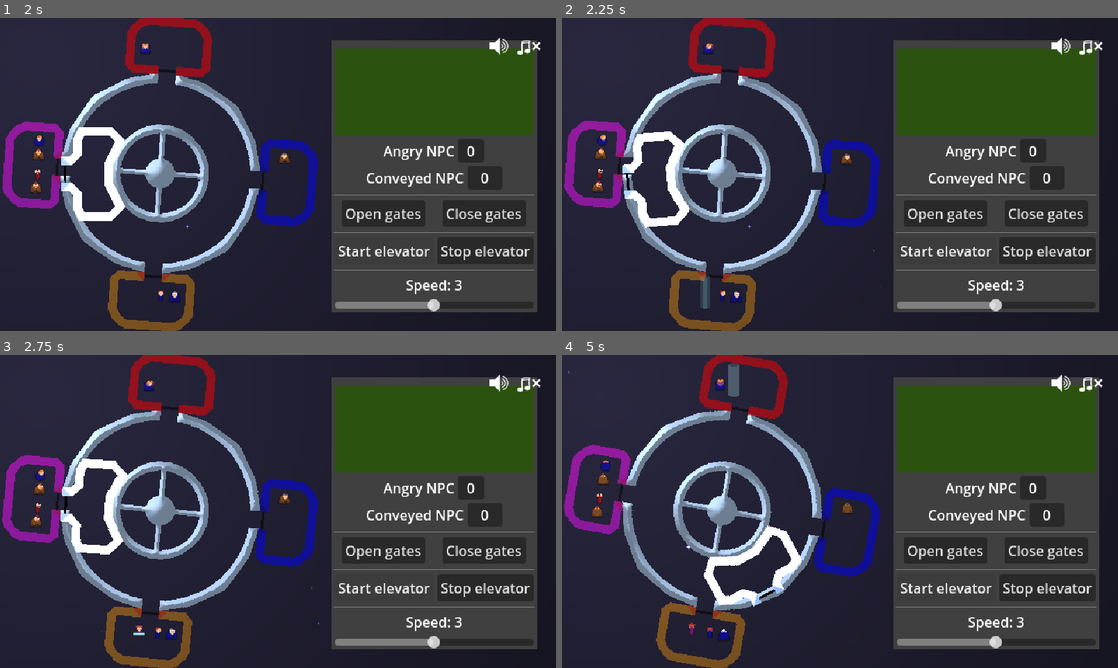
Above: before the commit, frames 1-4 (two rows, left to right).
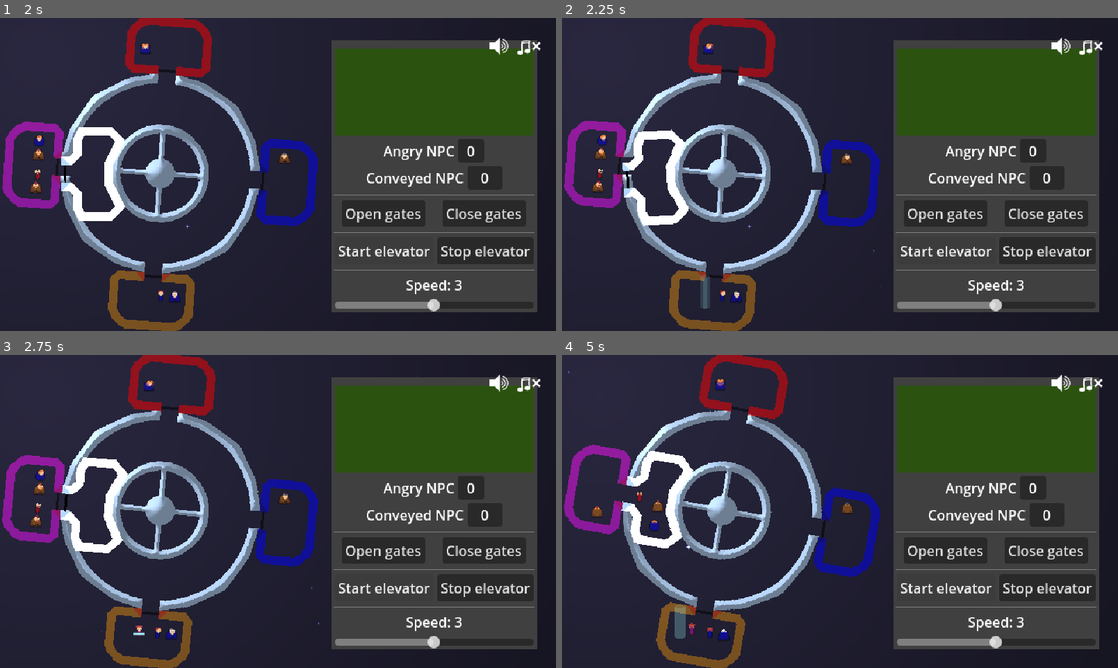
Above: after the commit, the same moments.

Repository: tehelka-gamedev/gmtk-2025
Game: Godot game, scene res://main.tscn
The game is run twice, just before and just after one commit, with the same random seed, the same clock (stepped at 60 frames per second) and the same inputs. The engine's default icon, where the game draws it, is replaced by a stand-in: a white triangle on a blue panel in a dark square. Sound files missing from this copy of the repository are replaced by a short silence.
Inputs:
- Up to frame 1 (2 s): click "Start elevator" at 0.5 s; click "Start elevator" at 1.25 s
- Up to frame 2 (2.25 s): tap Enter (open_door) at 2 s; hold Right (ui_right) from 2.03 s (still down); tap Space (elevator_toggle_movement) at 2.1 s
- Up to frame 3 (2.75 s): keep holding Right (ui_right); tap Enter (open_door) at 2.3 s
- Up to frame 4 (5 s): release Right (ui_right) at 2.78 s; hold Down (ui_down) 2.78-3.53 s; tap Enter (open_door) at 2.85, 3.8, 4.35 s; tap Space (elevator_toggle_movement) at 3.05, 3.6, 4.55 s; hold Right (ui_right) 3.53-4.28 s; hold Up (ui_up) from 4.28 s (still down)

Frame 1 is identical in both runs. In frame 2, 0.3% of the frame differs, in the area x 10-23%, y 35-68%; in frame 3, 0.2%; in frame 4, 3.1%, in the area x 6-44%, y 2-91%.

Commit message:
Fix elevator lerp

Diff:
--- a/godot/main.tscn
+++ b/godot/main.tscn
@@ -105,9 +105,7 @@
 
 [node name="Elevator" parent="World" node_paths=PackedStringArray("space_station") instance=ExtResource("3_7mycd")]
 position = Vector2(184, 179)
-DOOR_COYOTE_THRESHOLD = 1.0
 speed_array = Array[float]([15.0, 45.0, 90.0, 220.0, 360.0])
-snap_duration = 0.3
 space_station = NodePath("../SpaceStation")
 
 [node name="NPCs" type="Node2D" parent="World"]
--- a/godot/objects/elevator.gd
+++ b/godot/objects/elevator.gd
@@ -6,6 +6,9 @@
 signal door_closed
 signal snapped_to_room(room:Node2D)
 signal toggle_movement_requested
+
+
+const SNAP_LERP_VALUE: float = 5.0
 
 @export var DOOR_COYOTE_THRESHOLD: float = 1.0
 @export var distance_to_pivot_point:float = 60.0 :
@@ -35,11 +38,8 @@
     set(value):
         show_trajectory = value
 
-
-
 var _snapping: bool = false
 var _snapped: bool = false
-var _tween: Tween = null
 var _people_are_entering: bool = false
 var _door_coyote_time: float = 0.0
 var _door_coyote_flag: bool = false
@@ -78,7 +78,7 @@
         handle_toggle_movement()
 
     elif _snapping:
-        _refresh_tween()
+        _handle_snapping(delta)
 
     if Input.is_action_just_pressed("open_door"):
         _handle_open_door()
@@ -90,8 +90,7 @@
 
     if _door_coyote_flag:
         _door_coyote_time += delta
-        if _door_coyote_time >= DOOR_COYOTE_THRESHOLD:
-            _handle_open_door()
+        if _door_coyote_time > DOOR_COYOTE_THRESHOLD:
             _door_coyote_time = 0.0
             _door_coyote_flag = false
 
@@ -134,41 +133,26 @@
 func snap_to_room() -> void:
     _snapping = true
     moving = false
-    _refresh_tween()
-
-
-func _refresh_tween() -> void:
-    if not snap_target:
-        return
-
+
+
+func _handle_snapping(delta: float) -> void:
     look_at_helper.look_at(snap_target.global_position)
     var target_rotation:float = look_at_helper.global_rotation
-
     target_rotation = lerp_angle(rotation, target_rotation, 1)
-    if abs(target_rotation - rotation) < 0.001:
+    rotation = lerp_angle(rotation, target_rotation, min(delta * SNAP_LERP_VALUE, 1.0))
+    if abs(target_rotation - rotation) < 0.01:
+        rotation = target_rotation
         _on_snap_finished()
-        return
-    if _tween:
-        _tween.stop()
-    _tween = get_tree().create_tween()
-    _tween.tween_property(self, "rotation", target_rotation, snap_duration)
-    _tween.set_trans(Tween.TRANS_ELASTIC)
-    _tween.set_ease(Tween.EASE_IN)
-
-    _tween.finished.connect(_on_snap_finished)
-
-
-func stop_snapping() -> void:
-    if _tween:
-        _tween.stop()
-    _tween = null
-    _snapping = false
 
 
 func _on_snap_finished() -> void:
     snapped_to_room.emit(snap_target)
     _snapped = true
-    stop_snapping()
+    _snapping = false
+    if _door_coyote_flag && _door_coyote_time <= DOOR_COYOTE_THRESHOLD:
+        _handle_open_door()
+        _door_coyote_time = 0.0
+        _door_coyote_flag = false
 
 
 func get_snapped_room() -> Room:
@@ -183,7 +167,7 @@
 
     # if snapping, we can abort and leave
     if _snapping:
-        stop_snapping()
+        _snapping = false
         moving = true
 
     # otherwise, if we can snap
@@ -240,7 +224,6 @@
 func stop_loading_people() -> void:
     _people_are_entering = false
 
-
 func _handle_open_door() -> void:
     if _snapped and not _people_are_entering:
         if door_is_open:
